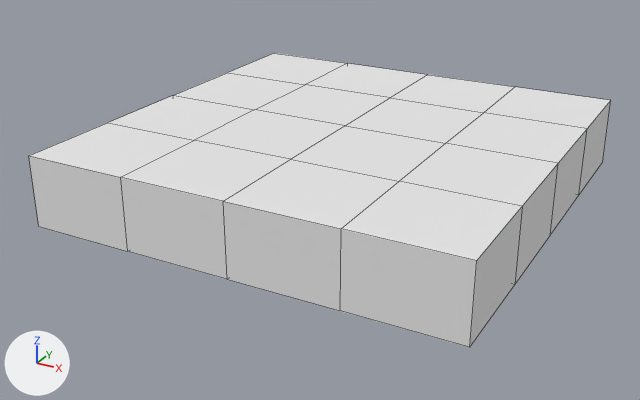
The OBJ model Cloud/Assets/CG/StageParts/floor.obj as it was, and as the next commit left it.
Rendered twice from a 50 mm lens placed at (10.77, -21.05, 9.08), pointed at (-0.4, -0.75, -1.07). Lighting does not change. The marker at lower left points along +X, +Y and +Z. Mesh edges are drawn as thin lines. Where no turn or scale is listed for an object, it has been applied to the vertices.

Objects in the first picture: 'stage_floor_Cube.003'.
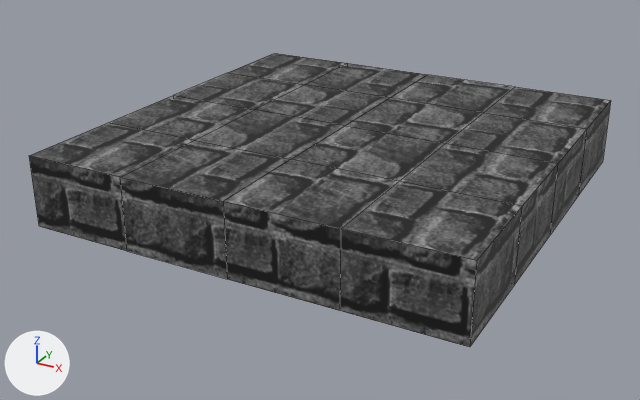
Changed parts and their boxes [x1, y1, x2, y2] in the pictures (640 x 400 px):
'stage_floor_Cube.003', surface changed (white to grey)
    both: [29, 53, 611, 347]

The change, as a list of edits to the scene's bpy script:
```text
Add img_tower_01_png:
    img_tower_01_png = load_image('tower_01.png', '../materials/Materials/tower_01.png', 1024, 1024, 'sRGB')
Change mat_stage_001:
    remove mat_stage_001.base_color = (0.8, 0.8, 0.8)  # white #e7e7e7
    add mat_stage_001.texture = img_tower_01_png
    mat_stage_001.roughness: 1.0 -> 0.69
Change me_stage_floor_cube_003:
    where me_stage_floor_cube_003.from_pydata(...)  # 50 vertices, 48 faces; spans x -6.0..6.0, y -6.0..6.0, z -1.0..1.0
    used by ob_stage_floor_cube_003; location = (0.0, 0.0, 0.0)
    me_stage_floor_cube_003 part 1: 48 kept faces spanning x -6.0..6.0, y -6.0..6.0, z -1.0..1.0 get new texture (UV) coordinates
```
